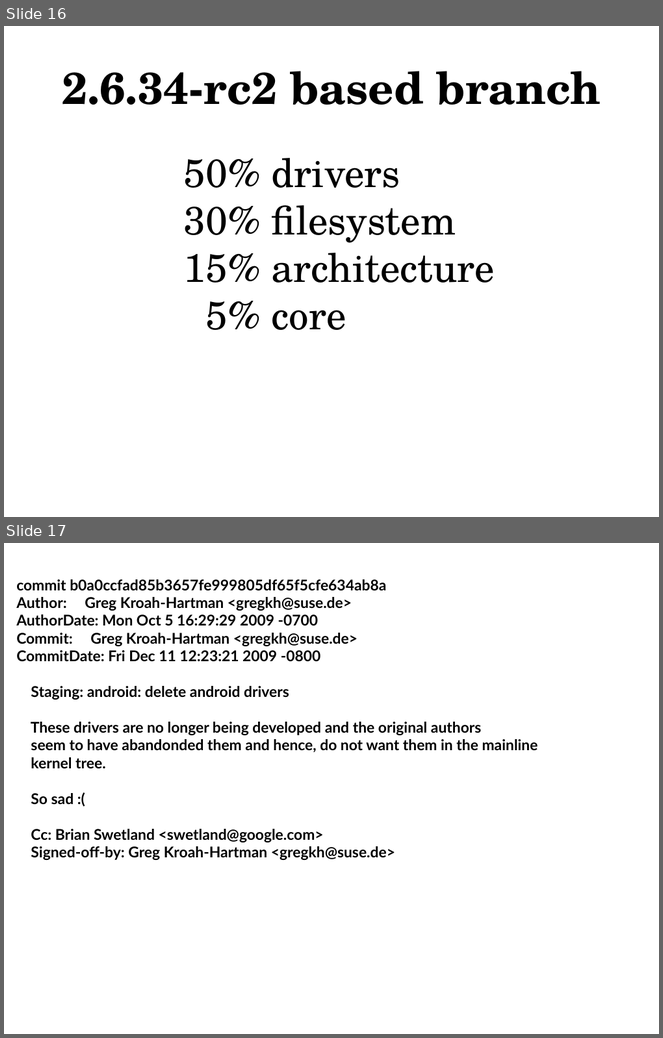
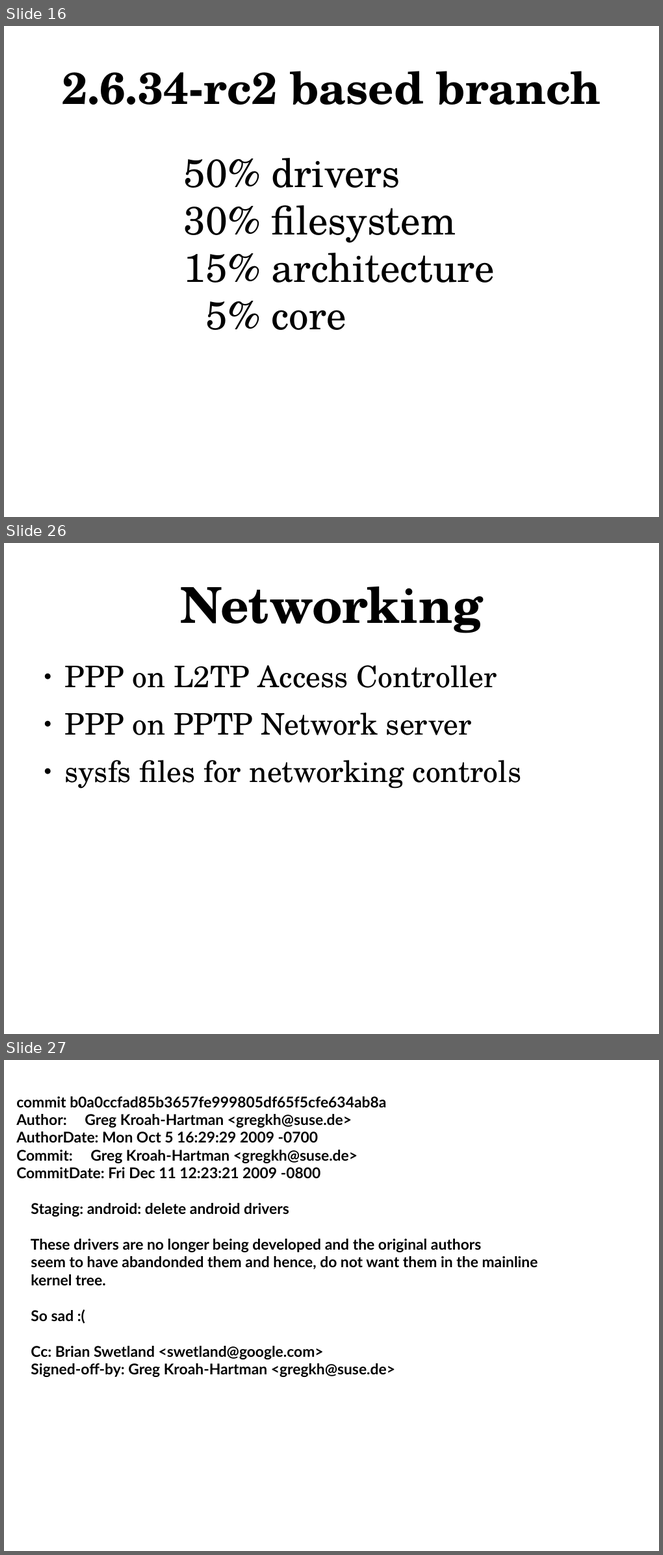
Before and after one commit to gregkh/android-presentation, a slide deck: android-kernel.odp. Shown one above the other, each under a label of ours: slides 16 and 17 before the commit, slides 16, 26 and 27 after it; the slides between them are not shown. The pictures are 663x1038 and 663x1555 pixels, drawn with LibreOffice and Linux fonts; fonts in the diff are those of the drawing. Boxes give left, top, right and bottom in pixels: in the first picture for what was removed or moved away, otherwise in the second. Text is boxed around its words. In the diff, an @@ line names an element or a change of style, - is before the commit and + after.

```diff
--- a/android-kernel.odp
+++ b/android-kernel.odp
@@ slide 26 added at (x1=4, y1=543, x2=659, y2=1034), background #FFFFFF @@
@@ title added at (x1=180, y1=587, x2=483, y2=633), 60 pt, text #000000, bold @@
+Networking
@@ text added at (x1=65, y1=665, x2=522, y2=789), 36 pt, text #000000 @@
+● PPP on L2TP Access Controller
+● PPP on PPTP Network server
+● sysfs files for networking controls
@@ what was slide 17 is now slide 27 @@
```
Also in this commit, not shown: 9 other slides added.
